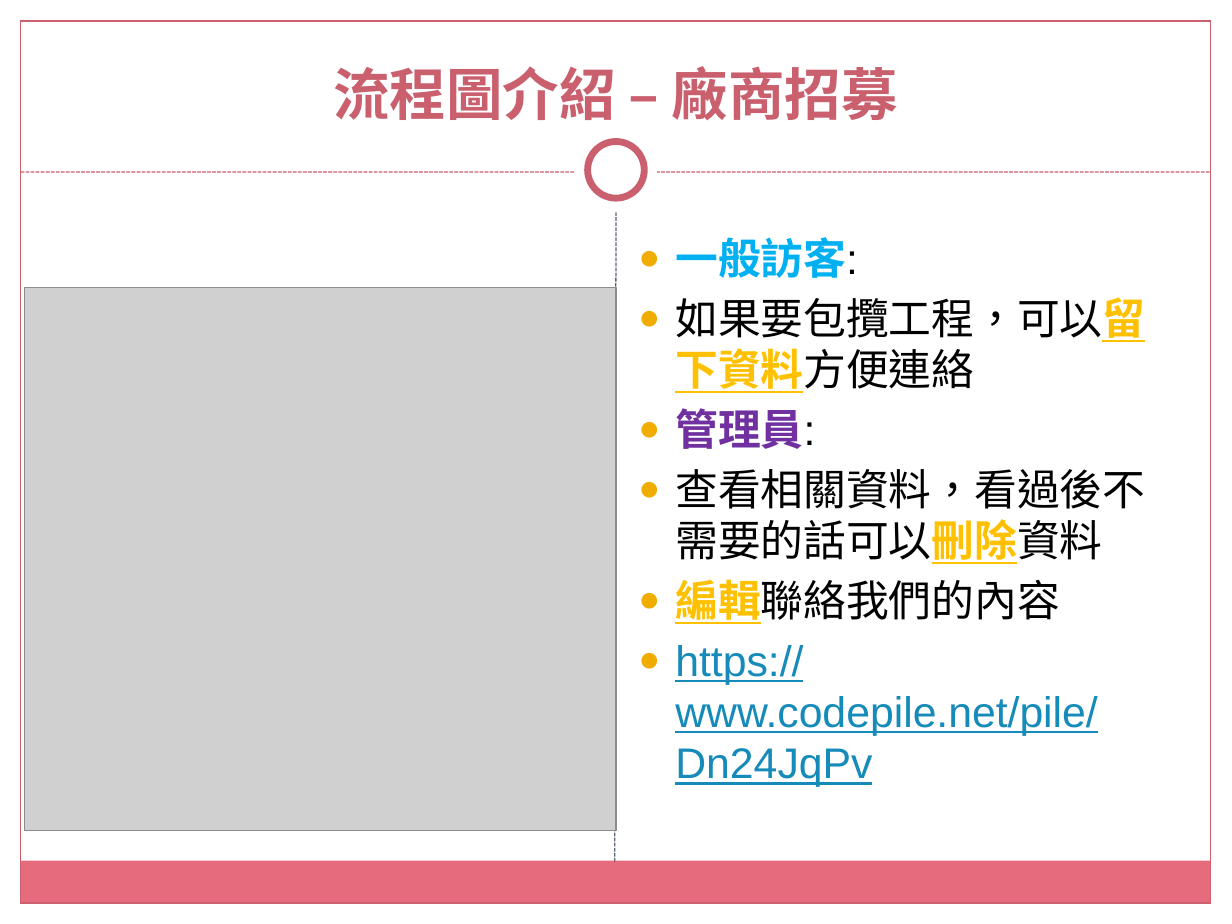
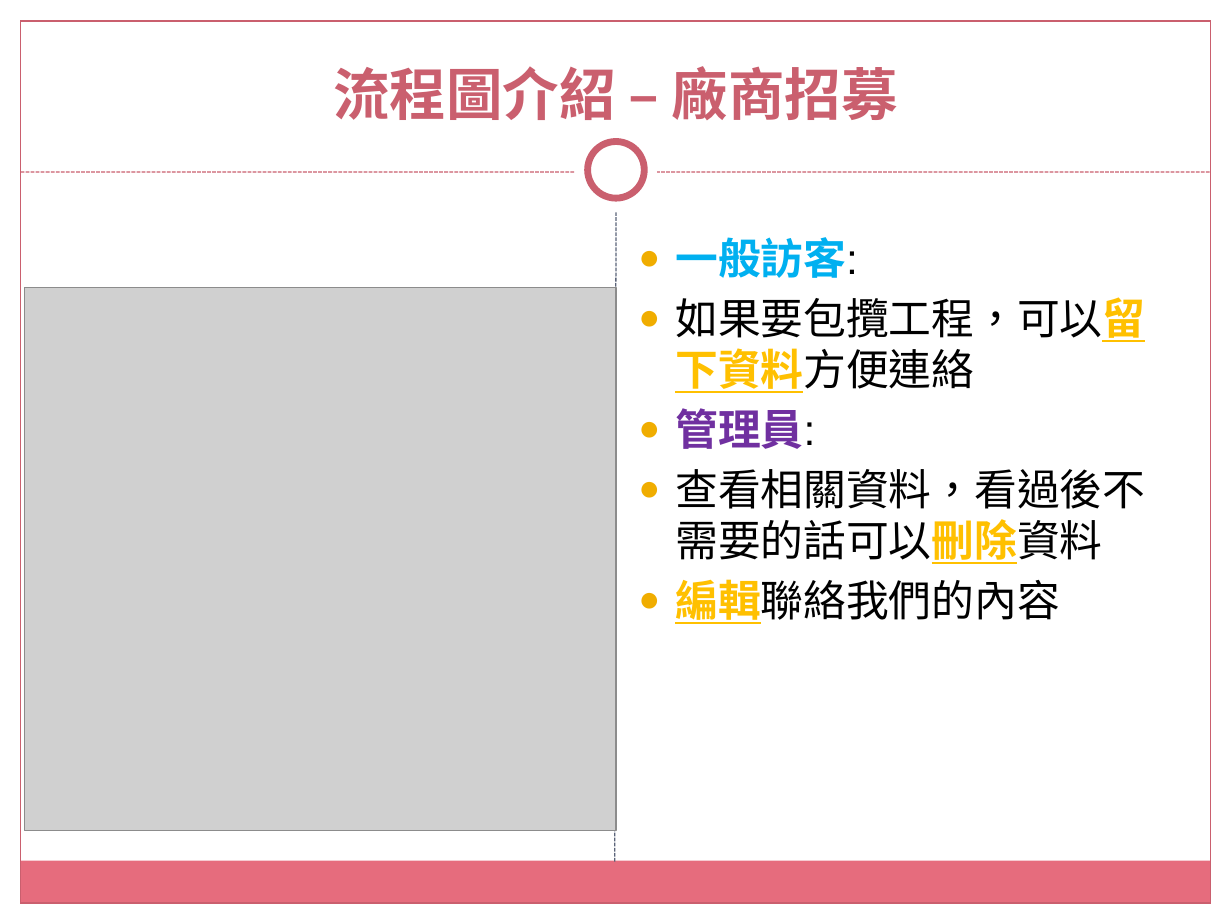
Before and after one commit to tsouleona/gitLab, a slide deck: slide 7 of small_project/data_project/沅淯駿營造有限公司.pptx. Drawn at 1232x924 pixels with LibreOffice and Linux fonts; fonts in the diff are those of the drawing; grey boxes stand for pictures; background and template pictures are left out. Boxes give left, top, right and bottom in pixels: in the first picture for what was removed or moved away, otherwise in the second. Text is boxed around its words. In the diff, an @@ line names an element or a change of style, - is before the commit and + after.

```diff
--- a/small_project/data_project/沅淯駿營造有限公司.pptx
+++ b/small_project/data_project/沅淯駿營造有限公司.pptx
@@ text at bbox=[675, 645, 1097, 787]: paragraph removed @@
-● https://www.codepile.net/pile/Dn24JqPv
```
Also in this commit, not shown: 5 other slides changed.
